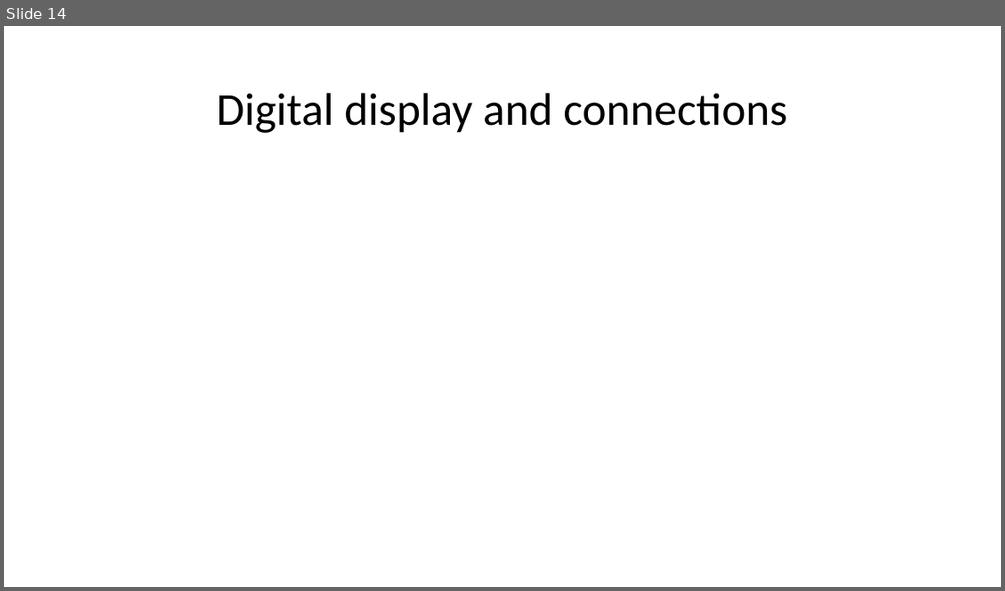
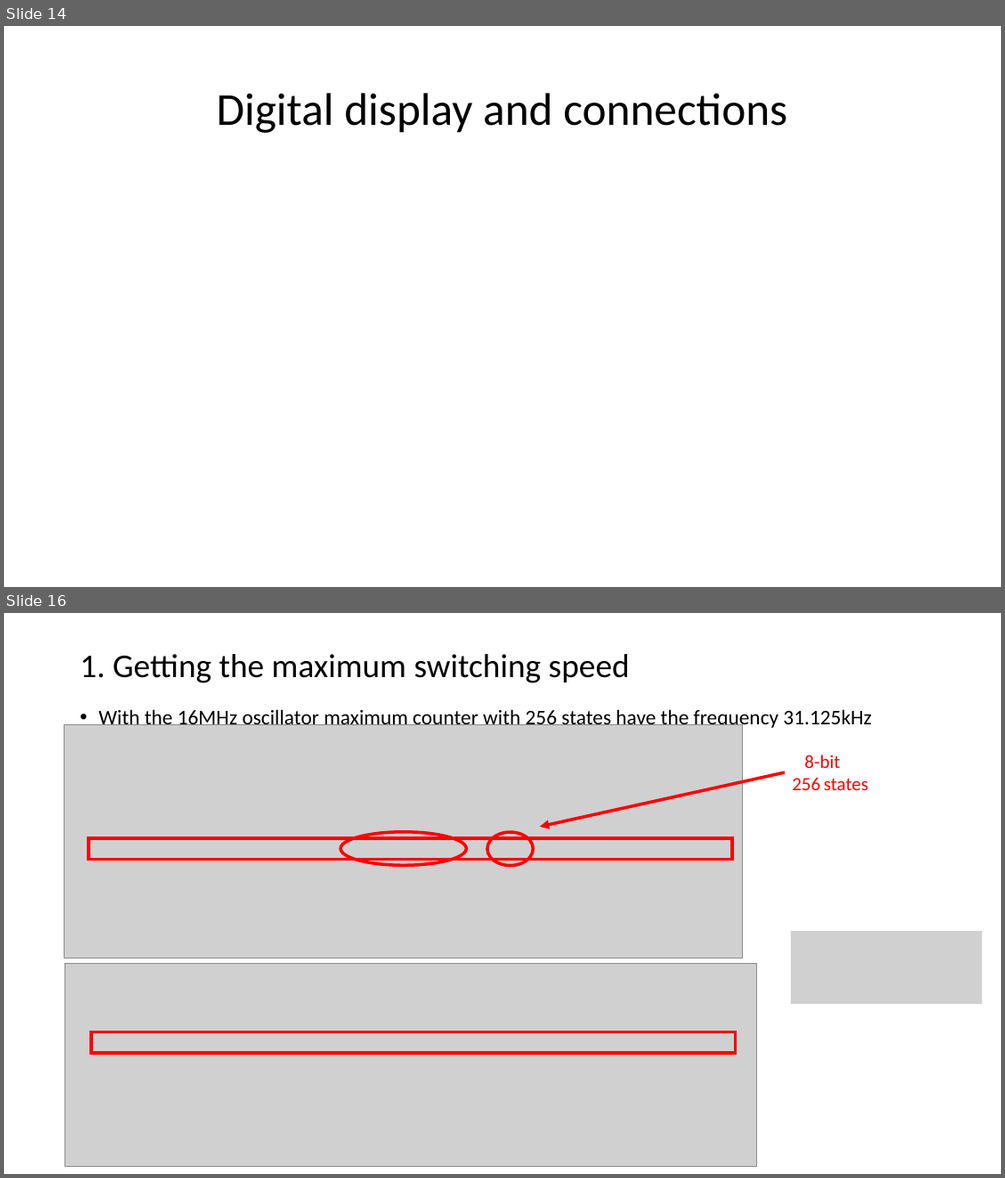
Before and after one commit to Team-Sagittarius-ENTC/RGBsensor, a slide deck: prabhashwara/PROGRESS AND SUMMARY.pptx. Shown one above the other, each under a label of ours: slide 14 before the commit, slides 14 and 16 after it; the slides between them are not shown. The pictures are 1005x591 and 1005x1178 pixels, drawn with LibreOffice and Linux fonts; fonts in the diff are those of the drawing; grey boxes stand for pictures. Boxes give left, top, right and bottom in pixels: in the first picture for what was removed or moved away, otherwise in the second. Text is boxed around its words. In the diff, an @@ line names an element or a change of style, - is before the commit and + after.

```diff
--- a/prabhashwara/PROGRESS AND SUMMARY.pptx
+++ b/prabhashwara/PROGRESS AND SUMMARY.pptx
@@ slide 16 added at box(4, 613, 1001, 1174), background #FFFFFF @@
@@ title added at box(80, 654, 630, 683), 32 pt, text #000000 @@
+1. Getting the maximum switching speed
@@ text added at box(98, 709, 871, 730), 20 pt, text #000000 @@
+• With the 16MHz oscillator maximum counter with 256 states have the frequency 31.125kHz
@@ picture added at box(65, 724, 743, 957) @@
@@ arrow added from (785, 772) to (540, 827), #FF0000 3 pt @@
@@ text added at box(792, 755, 868, 790), 18 pt, text #FF0000 @@
+8-bit
+256 states
@@ rectangle added at box(89, 838, 732, 859), outline #FF0000 3 pt @@
@@ ellipse added at box(340, 832, 466, 866), outline #FF0000 3 pt @@
@@ ellipse added at box(487, 832, 533, 866), outline #FF0000 3 pt @@
@@ picture added at box(791, 931, 982, 1004) @@
@@ picture added at box(65, 964, 756, 1166) @@
@@ rectangle added at box(91, 1032, 736, 1053), outline #FF0000 3 pt @@
```
Also in this commit, not shown: 1 slide changed, 1 other slide added.
